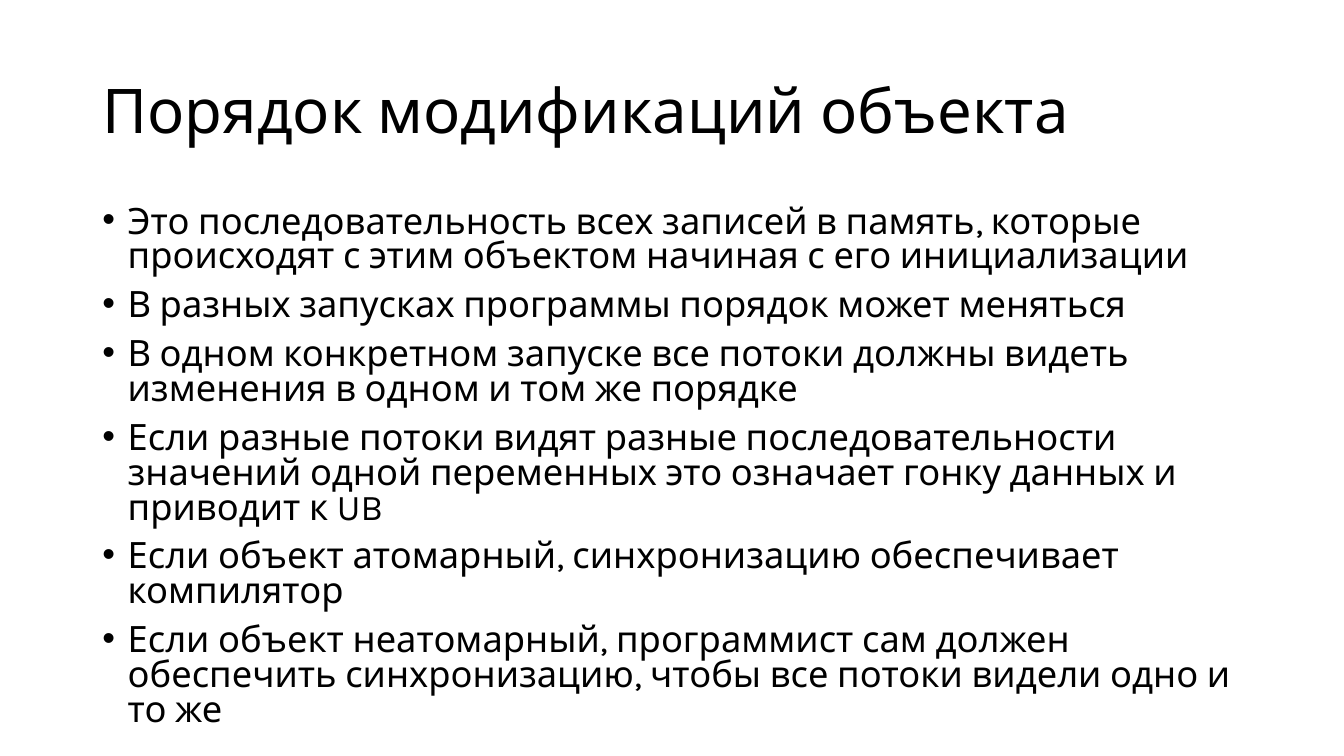
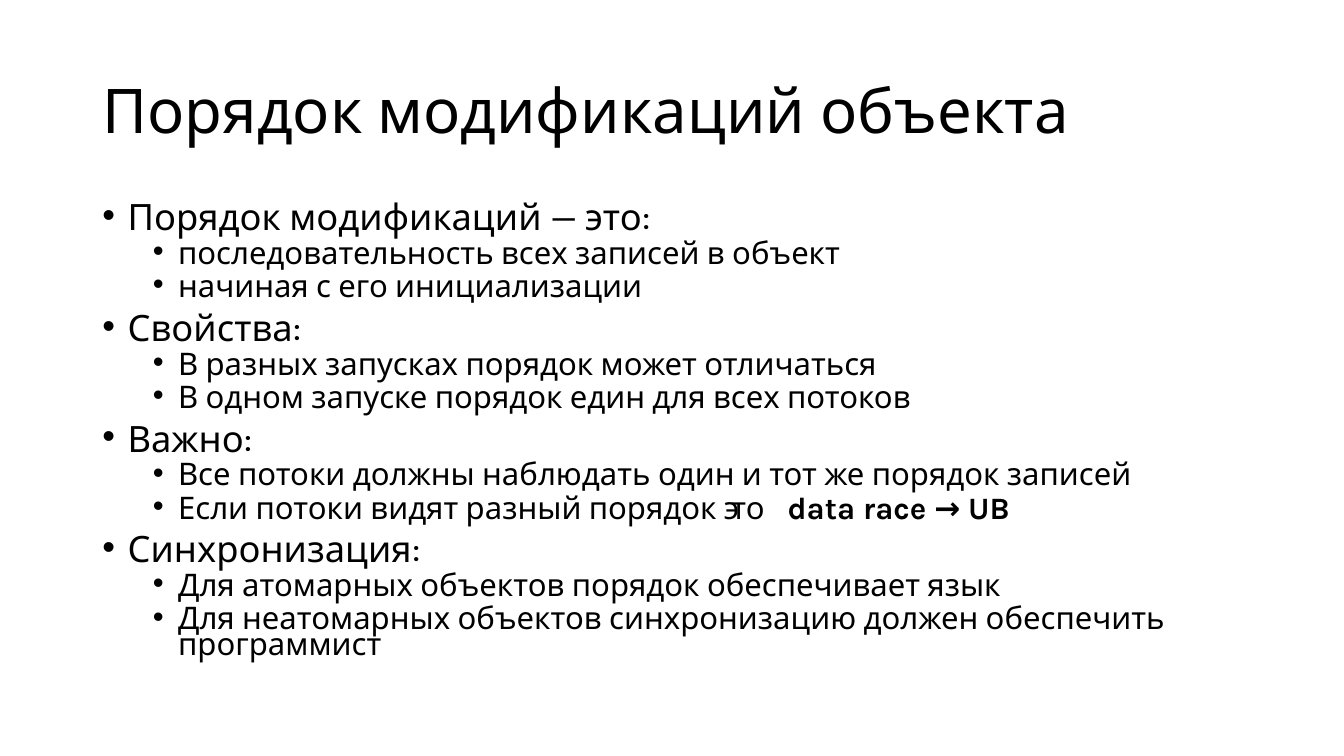
Before and after one commit to alexey-malov/pc, a slide deck: slide 16 of lectures/08/Модель памяти и атомарные операции.pptx (slide 17 before the commit). Drawn at 1344x756 pixels with LibreOffice and Linux fonts; fonts in the diff are those of the drawing. Boxes give left, top, right and bottom in pixels: in the first picture for what was removed or moved away, otherwise in the second. Text is boxed around its words. In the diff, an @@ line names an element or a change of style, - is before the commit and + after.

```diff
--- a/lectures/08/Модель памяти и атомарные операции.pptx
+++ b/lectures/08/Модель памяти и атомарные операции.pptx
@@ text at bbox=[128, 202, 1165, 663]: text changed; size 25.9 to 22.2 pt @@
-• Это последовательность всех записей в память, которые происходят с этим объектом начиная с его инициализации
-• В разных запусках программы порядок может меняться
-• В одном конкретном запуске все потоки должны видеть изменения в одном и том же порядке
-• Если разные потоки видят разные последовательности значений одной переменных это означает гонку данных и приводит к UB
-• Если объект атомарный, синхронизацию обеспечивает компилятор
-• Если объект неатомарный, программист сам должен обеспечить синхронизацию, чтобы все потоки видели одно и то же
+• Порядок модификаций — это:
+  • последовательность всех записей в объект
+  • начиная с его инициализации
+• Свойства:
+  • В разных запусках порядок может отличаться
+  • В одном запуске порядок един для всех потоков
+• Важно:
+  • Все потоки должны наблюдать один и тот же порядок записей
+  • Если потоки видят разный порядок → это data race → UB
+• Синхронизация:
+  • Для атомарных объектов порядок обеспечивает язык
+  • Для неатомарных объектов синхронизацию должен обеспечить программист
```
Also in this commit, not shown: 13 other slides changed, 1 slide added, 3 slides removed, 1 other file.
